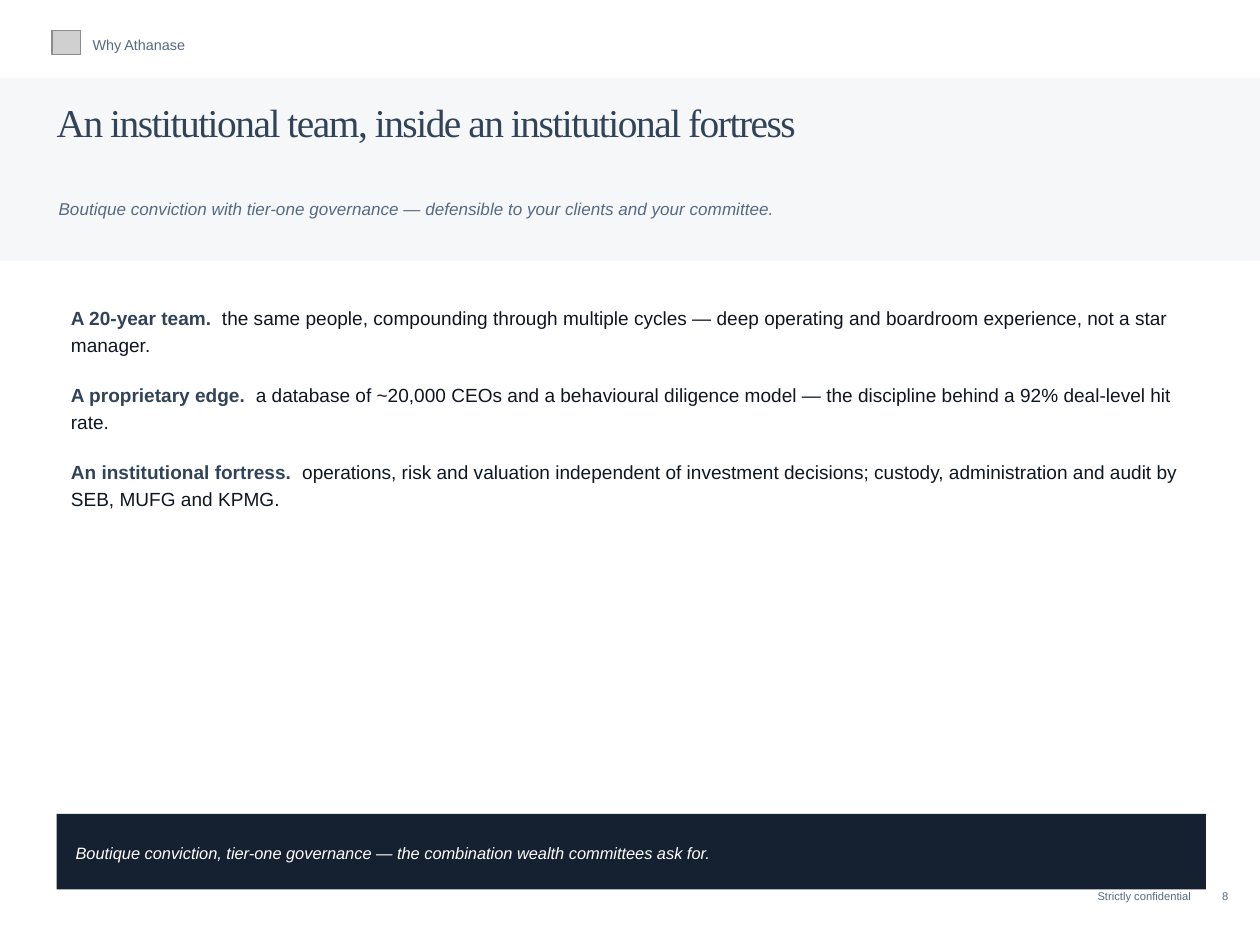
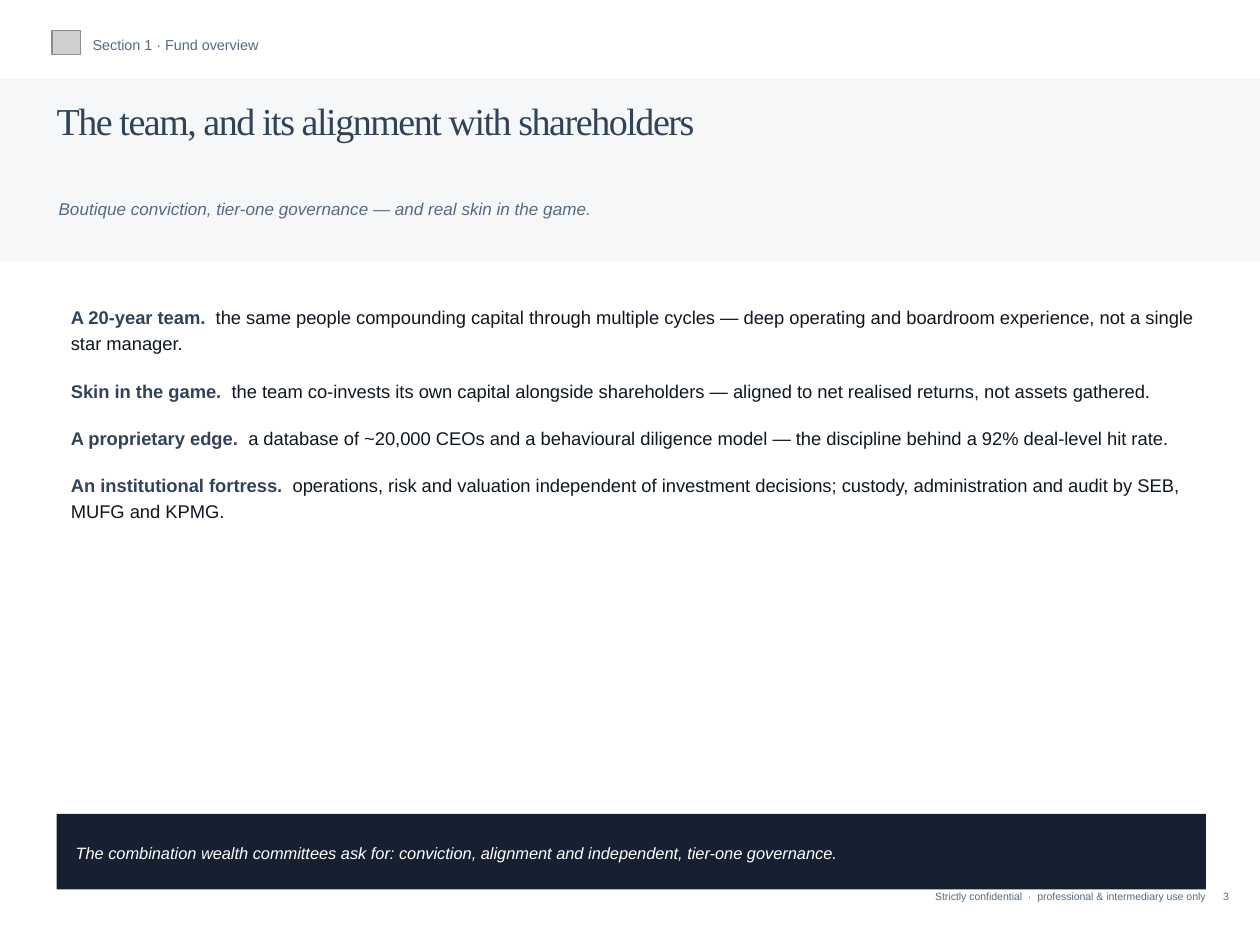
Before and after one commit to charette-lab/Claude, a slide deck: slide 4 of Athanase_Investment_Trust_Pitch.pptx (slide 9 before the commit). Drawn at 1260x945 pixels with LibreOffice and Linux fonts; fonts in the diff are those of the drawing; grey boxes stand for pictures. Boxes give left, top, right and bottom in pixels: in the first picture for what was removed or moved away, otherwise in the second. Text is boxed around its words. In the diff, an @@ line names an element or a change of style, - is before the commit and + after.

```diff
--- a/Athanase_Investment_Trust_Pitch.pptx
+++ b/Athanase_Investment_Trust_Pitch.pptx
@@ text at (93,39,259,50): text changed @@
-Why Athanase
+Section 1 · Fund overview
@@ text at (57,108,694,143): text changed; size 24 to 23.2 pt @@
-An institutional team, inside an institutional fortress
+The team, and its alignment with shareholders
@@ text at (59,202,591,219): text changed @@
-Boutique conviction with tier-one governance — defensible to your clients and your committee.
+Boutique conviction, tier-one governance — and real skin in the game.
@@ text at (71,310,1193,402): text changed; size 11.6 to 11.2 pt @@
-A 20-year team. the same people, compounding through multiple cycles — deep operating and boardroom experience, not a star manager.
+A 20-year team. the same people compounding capital through multiple cycles — deep operating and boardroom experience, not a single star manager.
+Skin in the game. the team co-invests its own capital alongside shareholders — aligned to net realised returns, not assets gathered.
@@ text at (71,431,1179,518): size 11.6 to 11.2 pt in "A proprietary edge. a database of ~20,000 ...", "An institutional fortress. operations, risk and valuation ..."; less space between paragraphs @@
@@ text at (76,847,837,862): text changed @@
-Boutique conviction, tier-one governance — the combination wealth committees ask for.
+The combination wealth committees ask for: conviction, alignment and independent, tier-one governance.
@@ text at (935,892,1229,902): text changed; size 6.8 to 6.4 pt @@
-Strictly confidential 8
+Strictly confidential · professional & intermediary use only 3
```
Also in this commit, not shown: 8 other slides changed, 10 slides added, 1 other file.
